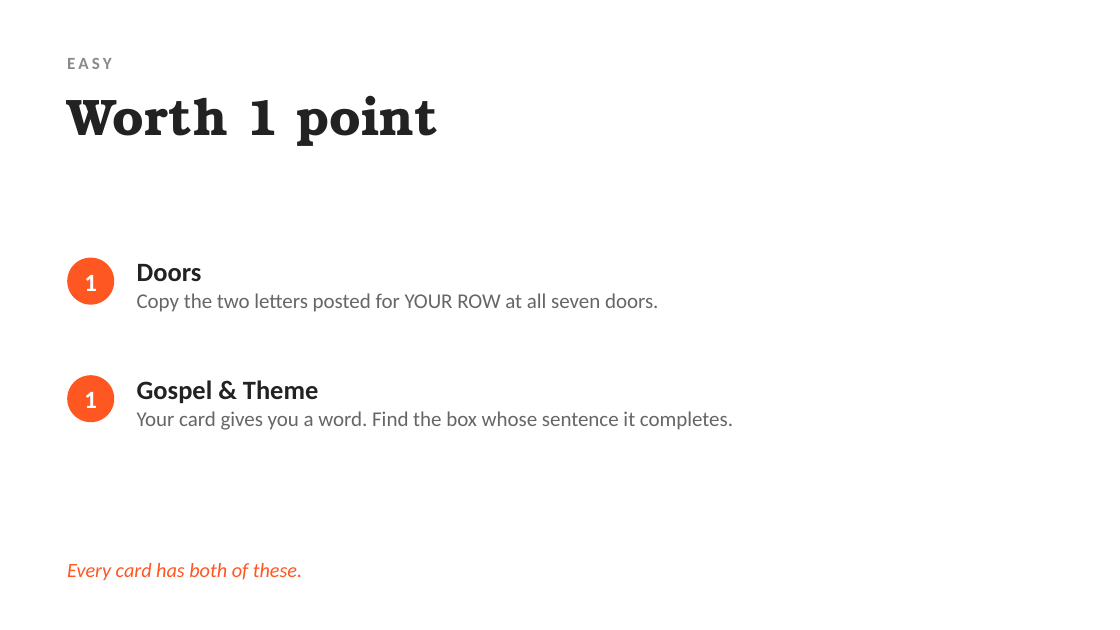
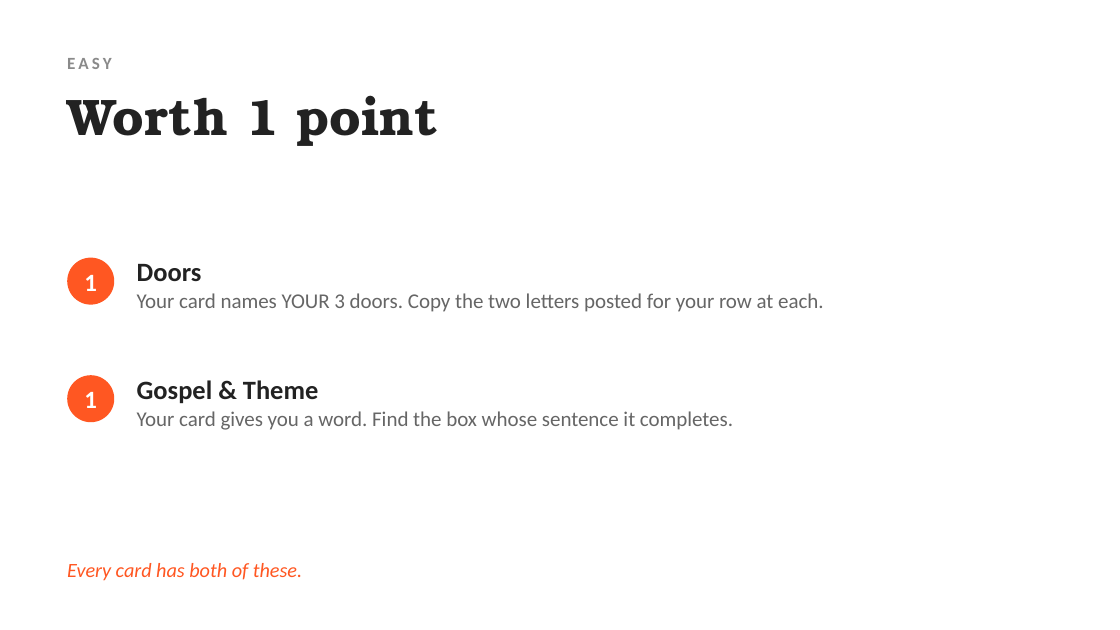
Before and after one commit to vrwarp/wolves-among-us, a slide deck: slide 7 of deck/among-us-footprints.pptx. Drawn at 1120x630 pixels with LibreOffice and Linux fonts; fonts in the diff are those of the drawing. Boxes give left, top, right and bottom in pixels: in the first picture for what was removed or moved away, otherwise in the second. Text is boxed around its words. In the diff, an @@ line names an element or a change of style, - is before the commit and + after.

```diff
--- a/deck/among-us-footprints.pptx
+++ b/deck/among-us-footprints.pptx
@@ text at (137,293,824,312): text changed @@
-Copy the two letters posted for YOUR ROW at all seven doors.
+Your card names YOUR 3 doors. Copy the two letters posted for your row at each.
```
Also in this commit, not shown: 4 other slides changed, 28 other files.
